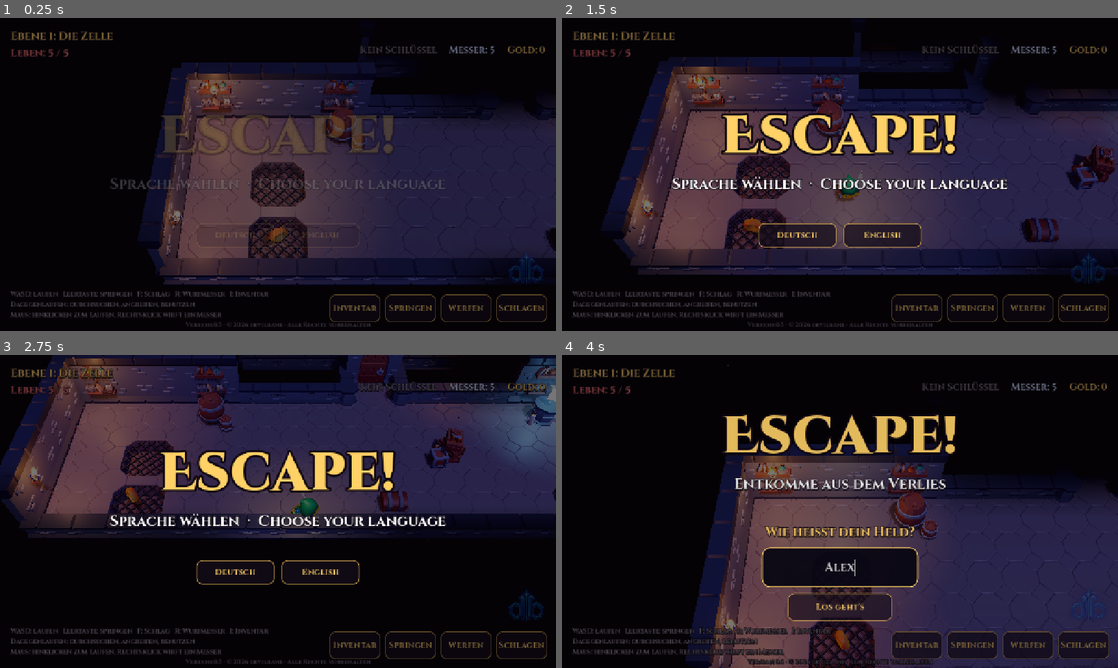
Above: before the commit, frames 1-4 (two rows, left to right).
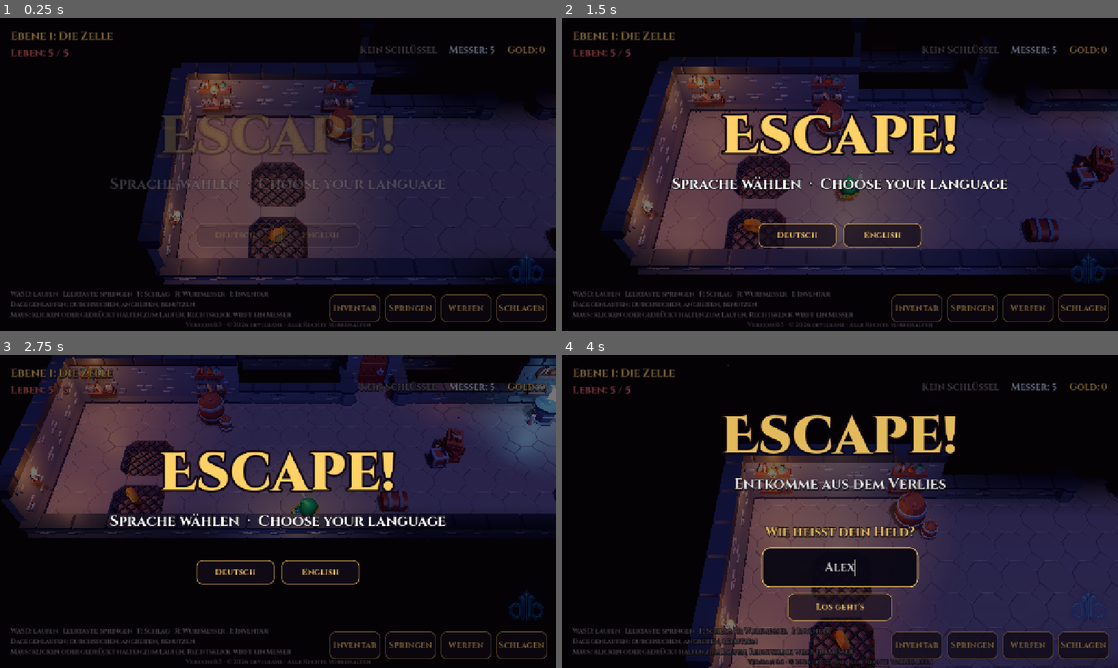
Above: after the commit, the same moments.

Repository: Devilbane/Escape
Game: Godot game, scene res://scenes/main.tscn
Same seed, same stepped clock (60 frames per second), same inputs: the game is played once before the commit and once after it.
Inputs (mouse positions are in pixels of both pictures, inside the frame that each line leads up to):
- Up to frame 1 (0.25 s): no input
- Up to frame 2 (1.5 s): tap Enter at 0.5 s; move the mouse to (962, 158) at 0.52 s; hold Right (ui_right) 0.53-1.28 s; tap N at 0.6 s; click (962, 158) at 0.67 s; tap Space at 0.77 s; move the mouse to (728, 190) at 1.27 s; hold Down (ui_down) from 1.28 s (still down); tap 1 at 1.35 s; click (728, 190) at 1.42 s
- Up to frame 3 (2.75 s): tap Space at 1.52 s; move the mouse to (333, 442) at 2.02 s; release Down (ui_down) at 2.03 s; hold Right (ui_right) from 2.03 s (still down); tap 2 at 2.1 s; click (333, 442) at 2.17 s
- Up to frame 4 (4 s): move the mouse to (812, 574) at 2.77 s; release Right (ui_right) at 2.78 s; hold Up (ui_up) 2.78-3.5 s; tap 3 at 2.85 s; click (812, 574) at 2.92 s; tap Space at 3.02 s; click (840, 567) at 3.52 s; type "Alex" at 3.6 s

The runs differ from the first frame. In frame 1, 0.2% of the frame differs, in the area x 6-53%, y 93-96%; in frame 2, 0.2%; in frame 3, 0.2%; in frame 4, 0.3%, in the area x 6-53%, y 93-97%.

Commit message:
Keep running towards the cursor while the left mouse button is held
A short click still walks to a spot, attacks or searches. Holding the
button for a fifth of a second makes the hero follow the cursor until
it is let go.

Co-Authored-By: Claude Opus 5.5 <noreply@anthropic.com>
Claude-Session: https://claude.ai/code/session_01QGyVRgLkXQ7bY3FzbpWzyK

Diff:
--- a/scripts/game.gd
+++ b/scripts/game.gd
@@ -55,6 +55,10 @@
 var _name_edit: LineEdit
 var _ranking_slot: Control
 var _lang_row: Control
+## Holding the left mouse button this long turns a click into running.
+const HOLD_TO_RUN := 0.2
+var _mouse_held := false
+var _mouse_held_time := 0.0
 
 
 func _ready() -> void:
@@ -217,7 +221,7 @@
 	_hud.add_child(_message)
 
 	var help := _make_label(TEXT_FONT, 15, Color(1, 1, 1, 0.55))
-	help.text = Lang.t("WASD: laufen   Leertaste: springen   F: Schlag   R: Wurfmesser   I: Inventar\nDagegenlaufen: durchsuchen, angreifen, benutzen\nMaus: hinklicken zum Laufen, Rechtsklick wirft ein Messer")
+	help.text = Lang.t("WASD: laufen   Leertaste: springen   F: Schlag   R: Wurfmesser   I: Inventar\nDagegenlaufen: durchsuchen, angreifen, benutzen\nMaus: klicken oder gedrückt halten zum Laufen, Rechtsklick wirft ein Messer")
 	help.set_anchors_preset(Control.PRESET_BOTTOM_LEFT)
 	help.grow_vertical = Control.GROW_DIRECTION_BEGIN
 	help.offset_left = 24
@@ -833,6 +837,7 @@
 	camera.global_position = camera.global_position.lerp(target, 1.0 - exp(-5.0 * delta))
 	var dust := get_node("Dust") as Node3D
 	dust.global_position = player.global_position + Vector3(0, 2.0, 0)
+	_steer_by_mouse(delta)
 	if state != State.PLAYING or not _shrine.is_empty() or menus.is_open():
 		_prompt.text = ""
 		return
@@ -858,7 +863,33 @@
 		}[station.kind]
 
 
+## While the left mouse button is held down on the dungeon, the hero keeps
+## running towards the cursor. A short click still walks, attacks or searches.
+func _steer_by_mouse(delta: float) -> void:
+	player.steer = Vector3.ZERO
+	if not _mouse_held or not Input.is_mouse_button_pressed(MOUSE_BUTTON_LEFT):
+		_mouse_held = false
+		_mouse_held_time = 0.0
+		return
+	if state != State.PLAYING or not _shrine.is_empty() or menus.is_open():
+		return
+	_mouse_held_time += delta
+	if _mouse_held_time < HOLD_TO_RUN:
+		return
+	var point = _mouse_to_floor(get_viewport().get_mouse_position())
+	if point == null:
+		return
+	var to: Vector3 = point - player.global_position
+	to.y = 0.0
+	if to.length() > 0.6:
+		player.steer = to.normalized()
+		_pending_search = {}
+		_pending_station = {}
+
+
 func _unhandled_input(event: InputEvent) -> void:
+	if event is InputEventMouseButton and event.button_index == MOUSE_BUTTON_LEFT:
+		_mouse_held = event.pressed
 	var pressed: bool = (event is InputEventMouseButton and event.pressed) or (event is InputEventKey and event.pressed and not event.echo)
 	if not pressed:
 		return
--- a/scripts/lang.gd
+++ b/scripts/lang.gd
@@ -35,8 +35,8 @@
 	"Entkommen": "Escaped",
 	"Alle Rechte vorbehalten": "All rights reserved",
 	# HUD and help
-	"WASD: laufen   Leertaste: springen   F: Schlag   R: Wurfmesser   I: Inventar\nDagegenlaufen: durchsuchen, angreifen, benutzen\nMaus: hinklicken zum Laufen, Rechtsklick wirft ein Messer":
-		"WASD: walk   Space: jump   F: strike   R: throwing knife   I: inventory\nRun into things: search, attack, use\nMouse: click to walk, right click throws a knife",
+	"WASD: laufen   Leertaste: springen   F: Schlag   R: Wurfmesser   I: Inventar\nDagegenlaufen: durchsuchen, angreifen, benutzen\nMaus: klicken oder gedrückt halten zum Laufen, Rechtsklick wirft ein Messer":
+		"WASD: walk   Space: jump   F: strike   R: throwing knife   I: inventory\nRun into things: search, attack, use\nMouse: click or hold to walk, right click throws a knife",
 	"Inventar": "Inventory",
 	"Springen": "Jump",
 	"Werfen": "Throw",
--- a/scripts/player.gd
+++ b/scripts/player.gd
@@ -39,6 +39,8 @@
 var power := 1
 var speed := SPEED
 var knives := 5
+## A direction to run in, set every frame while the mouse button is held.
+var steer := Vector3.ZERO
 var path: Array[Vector3] = []
 
 var _model: Node3D
@@ -453,6 +455,8 @@
 	var dir := Vector3.ZERO
 	if controllable and not dead and _busy <= 0.0:
 		dir = _keyboard_direction()
+		if dir == Vector3.ZERO:
+			dir = steer
 		if dir != Vector3.ZERO:
 			path.clear()
 		elif not path.is_empty():
